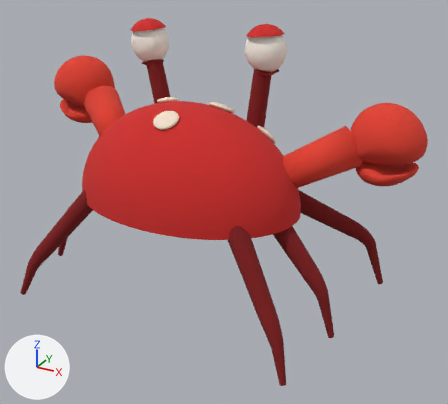
Renders of the glTF model widget/strawberry_v2.glb from each side of a commit.
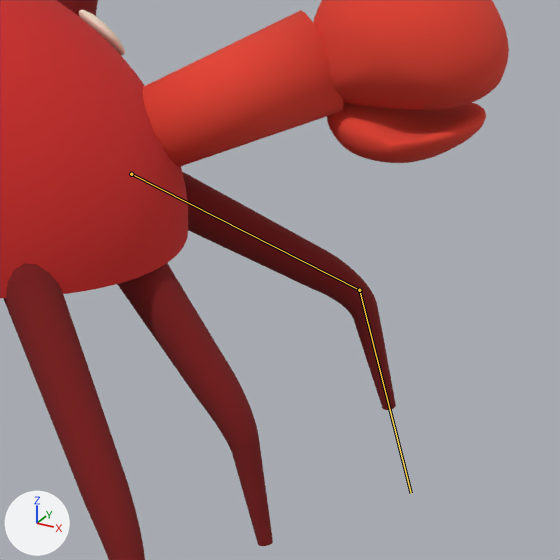
There are two pictures of each version: one whole from a 50 mm camera at (0.762, -1.198, 0.892) aimed at (0.095, 0.015, 0.286), one close up on the part from 50% to 100% of the width and 30% to 85% of the height. Every picture has the same lights, and +X, +Y and +Z are marked at lower left. The last two pictures show the newer version. Both versions are drawn at frame 7 of the action 'think_loop'; the numbers are the values there. The bones that change are drawn over the model as lines in the close-ups.

The first close-up shows 'mesh_claw_lower_L', 'mesh_claw_upper_L', 'mesh_leg_L1', 'mesh_leg_L2', 'mesh_leg_L3', 'mesh_shell.001' and 2 more.
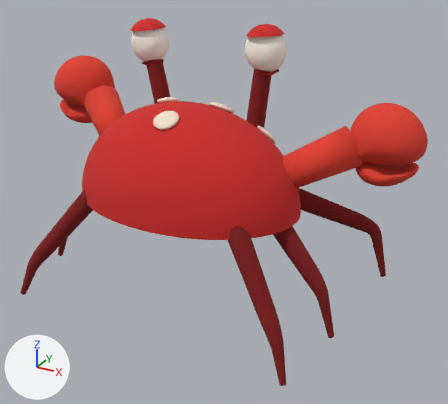
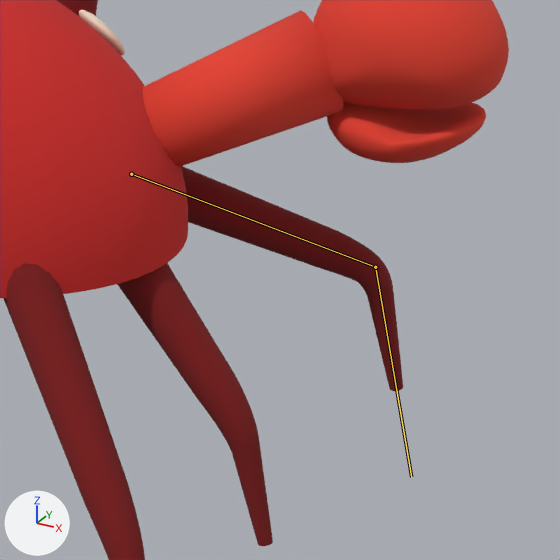
Changed parts and their boxes [x1, y1, x2, y2] in the close-ups (560 x 560 px):
'mesh_leg_L1', posed: before [182, 172, 396, 410]; after [181, 166, 403, 391]
bone 'leg_L1_upper', root to tip: before (131, 174) to (359, 290); after (131, 174) to (375, 267)
bone 'leg_L1_lower', root to tip: before (359, 290) to (411, 493); after (375, 267) to (411, 477)

The change, as a diff of the scene's bpy script:
```diff
--- a/widget/strawberry_v2.glb.py
+++ b/widget/strawberry_v2.glb.py
@@ bone_leg_l1_upper @@
 bone_leg_l1_upper = bpy.data.objects['arm_strawberry'].pose.bones['leg_L1_upper']  # child of 'body'
-bone_leg_l1_upper.rotation_quaternion = (1.0, 0.0, 0.0, 0.0)  # degrees (0, 0, 0)
+bone_leg_l1_upper.rotation_quaternion = (0.998, -0.061, -0.002, 0.005)  # degrees (-7, 0, 1)
@@ bone_leg_l1_lower @@
 bone_leg_l1_lower = bpy.data.objects['arm_strawberry'].pose.bones['leg_L1_lower']  # child of 'leg_L1_upper'
-bone_leg_l1_lower.rotation_quaternion = (1.0, 0.0, 0.0, 0.0)  # degrees (0, 0, 0)
+bone_leg_l1_lower.rotation_quaternion = (0.996, 0.091, 0.0, 0.0)  # degrees (10, 0, 0)
```
